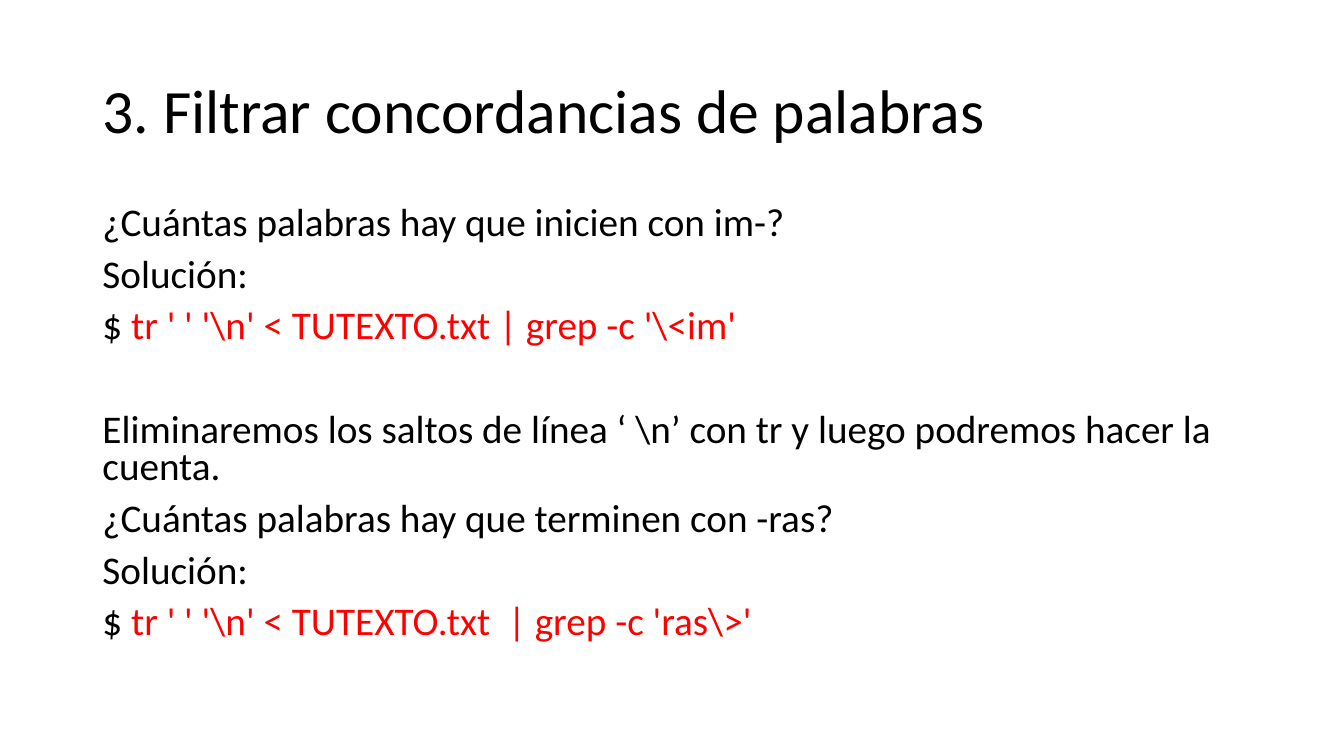
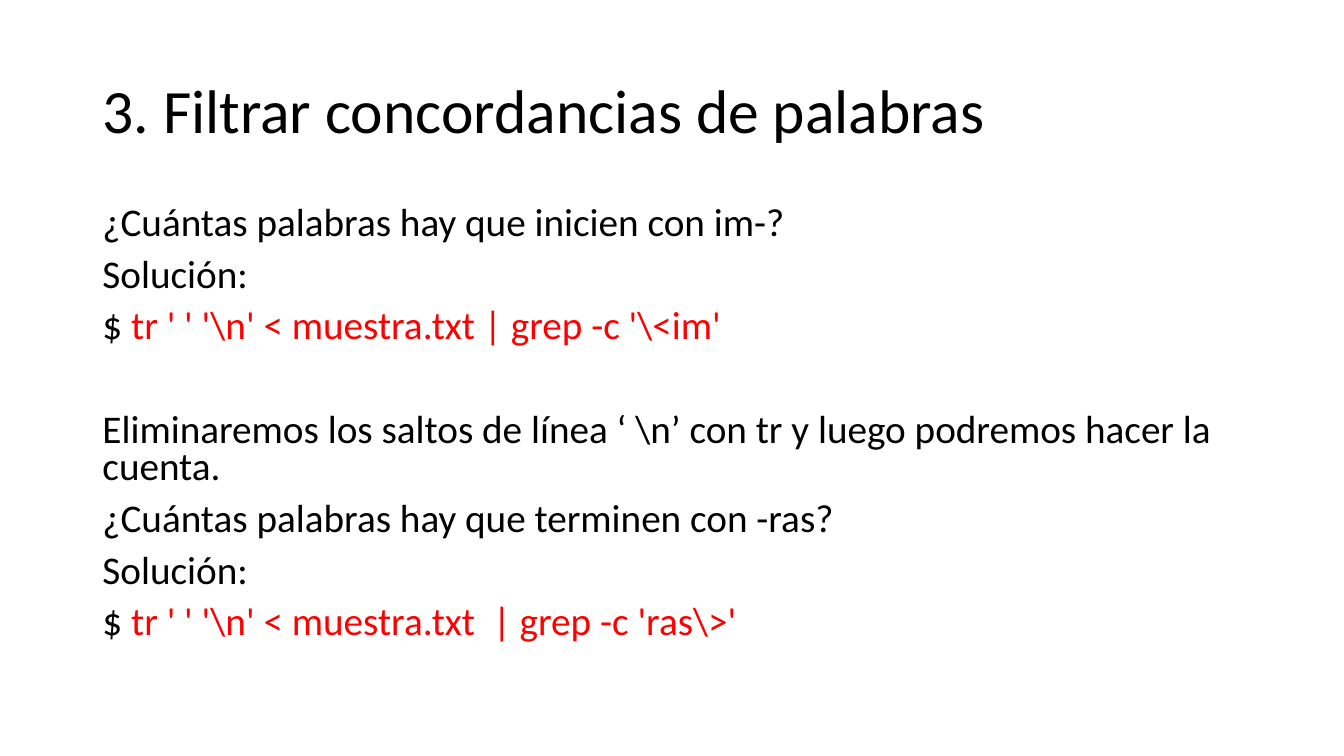
Before and after one commit to falconrr/NLP4SPanish2022, a slide deck: slide 24 of Week1/Classes/PrácticaCommandLineSimple.pptx. Drawn at 1344x756 pixels with LibreOffice and Linux fonts; fonts in the diff are those of the drawing. Boxes give left, top, right and bottom in pixels: in the first picture for what was removed or moved away, otherwise in the second. Text is boxed around its words. In the diff, an @@ line names an element or a change of style, - is before the commit and + after.

```diff
--- a/Week1/Classes/PrácticaCommandLineSimple.pptx
+++ b/Week1/Classes/PrácticaCommandLineSimple.pptx
@@ text at (131,311,721,346): text changed @@
-$ tr ' ' '\n' < TUTEXTO.txt | grep -c '\<im'
+$ tr ' ' '\n' < muestra.txt | grep -c '\<im'
@@ text at (131,607,737,642): text changed @@
-$ tr ' ' '\n' < TUTEXTO.txt | grep -c 'ras\>'
+$ tr ' ' '\n' < muestra.txt | grep -c 'ras\>'
```
Also in this commit, not shown: 3 other slides changed, 1 slide added, 3 other files.
